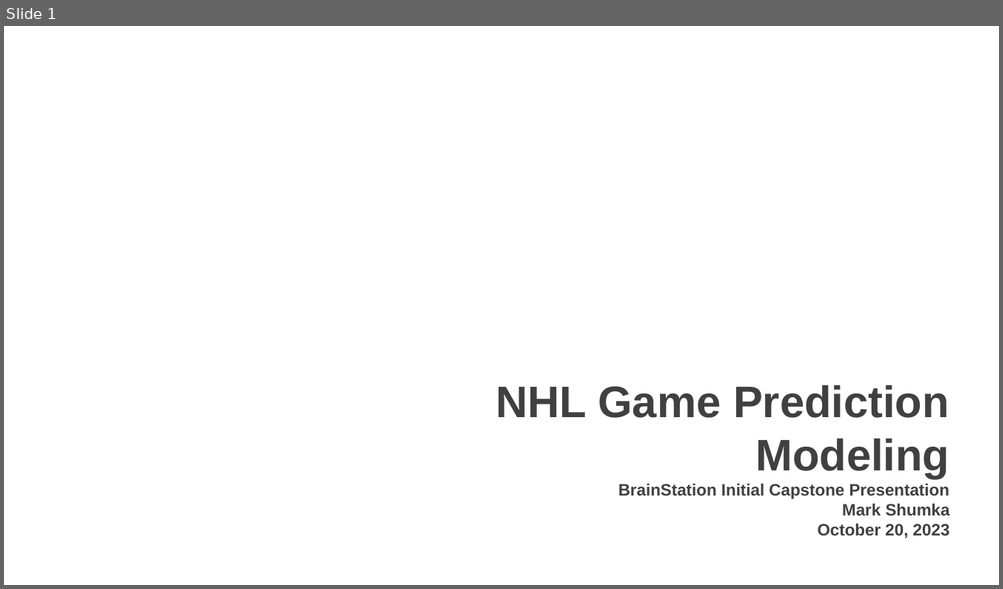
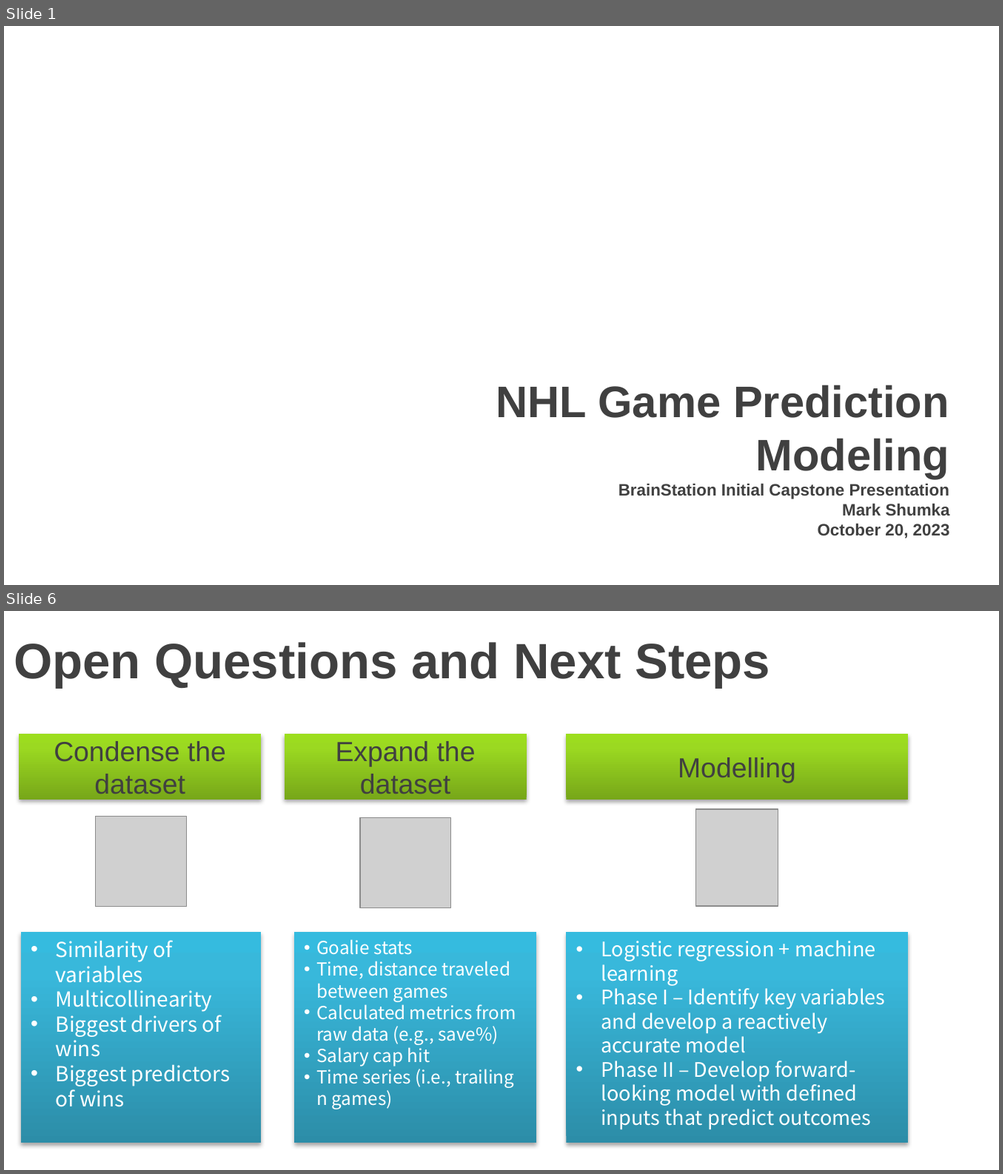
Before and after one commit to markshumka/NHL-Game-Predictor, a slide deck: Reports/Mark Shumka Initial Capstone Presentation.pptm. Shown one above the other, each under a label of ours: slide 1 before the commit, slides 1 and 6 after it; the slides between them are not shown. The pictures are 1003x589 and 1003x1174 pixels, drawn with LibreOffice and Linux fonts; fonts in the diff are those of the drawing; grey boxes stand for pictures; background and template pictures are left out. Boxes give left, top, right and bottom in pixels: in the first picture for what was removed or moved away, otherwise in the second. Text is boxed around its words. In the diff, an @@ line names an element or a change of style, - is before the commit and + after.

```diff
--- a/Reports/Mark Shumka Initial Capstone Presentation.pptm
+++ b/Reports/Mark Shumka Initial Capstone Presentation.pptm
@@ slide 6 added at [4,611,999,1170], background picture (left out) @@
@@ title added at [14,642,770,688], 36 pt, text #404040, bold @@
+Open Questions and Next Steps
@@ text added at [19,735,261,800], fill gradient #77A819 to #9BDA21 to #9DDF1D, 20 pt, text #404040 @@
+Condense the dataset
@@ rectangle added at [284,735,526,800], fill gradient #77A819 to #9BDA21 to #9DDF1D, 20 pt, text #404040 @@
+Expand the dataset
@@ rectangle added at [566,735,907,800], fill gradient #77A819 to #9BDA21 to #9DDF1D, 20 pt, text #404040 @@
+Modelling
@@ picture added at [695,809,778,906] @@
@@ picture added at [96,817,186,908] @@
@@ picture added at [360,818,450,908] @@
@@ rectangle added at [21,932,261,1143], fill gradient #2C8EA9 to #39B8DB to #36BBDF, 15 pt, text #FFFFFF @@
+• Similarity of variables
+• Multicollinearity
+• Biggest drivers of wins
+• Biggest predictors of wins
@@ rectangle added at [294,932,536,1143], fill gradient #2C8EA9 to #39B8DB to #36BBDF, 13 pt, text #FFFFFF @@
+• Goalie stats
+• Time, distance traveled between games
+• Calculated metrics from raw data (e.g., save%)
+• Salary cap hit
+• Time series (i.e., trailing n games)
@@ rectangle added at [566,932,907,1143], fill gradient #2C8EA9 to #39B8DB to #36BBDF, 14.5 pt, text #FFFFFF @@
+• Logistic regression + machine learning
+• Phase I – Identify key variables and develop a reactively accurate model
+• Phase II – Develop forward-looking model with defined inputs that predict outcomes
```
Also in this commit, not shown: 2 slides changed, 1 other slide added, 4 slides removed.
